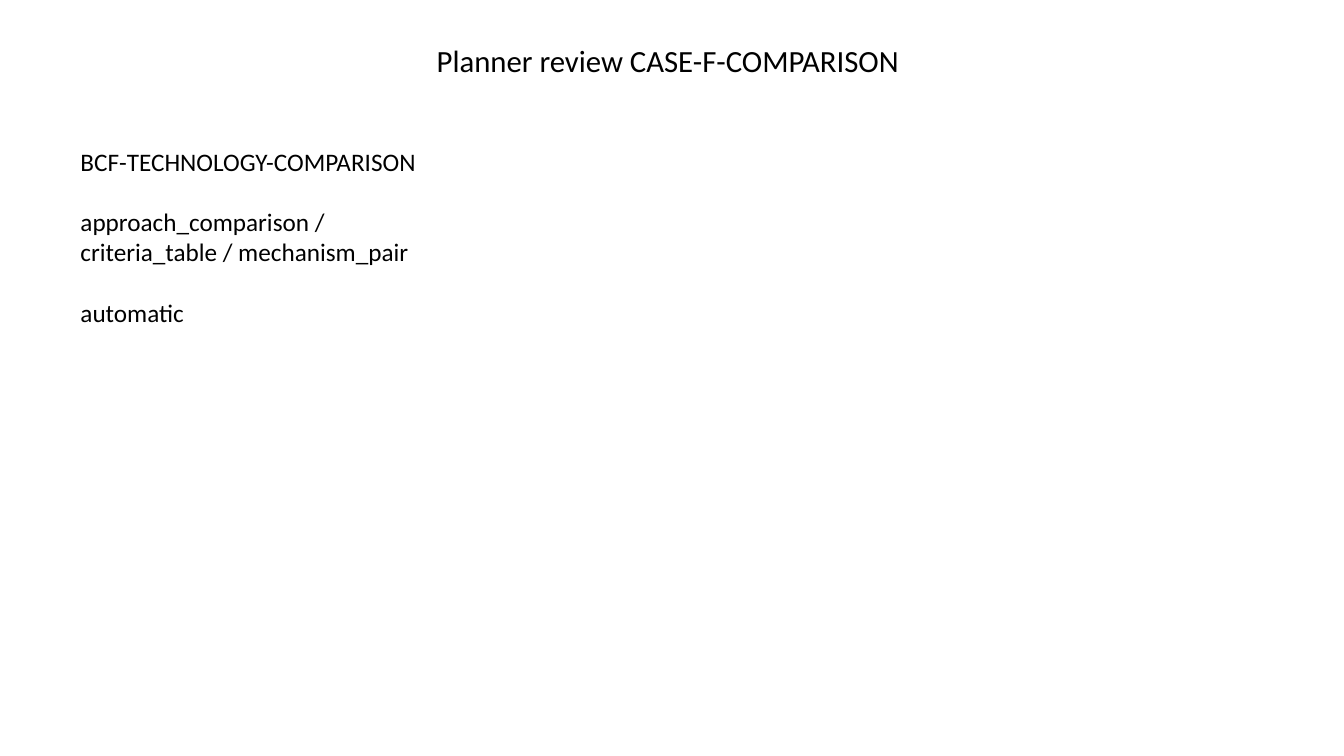
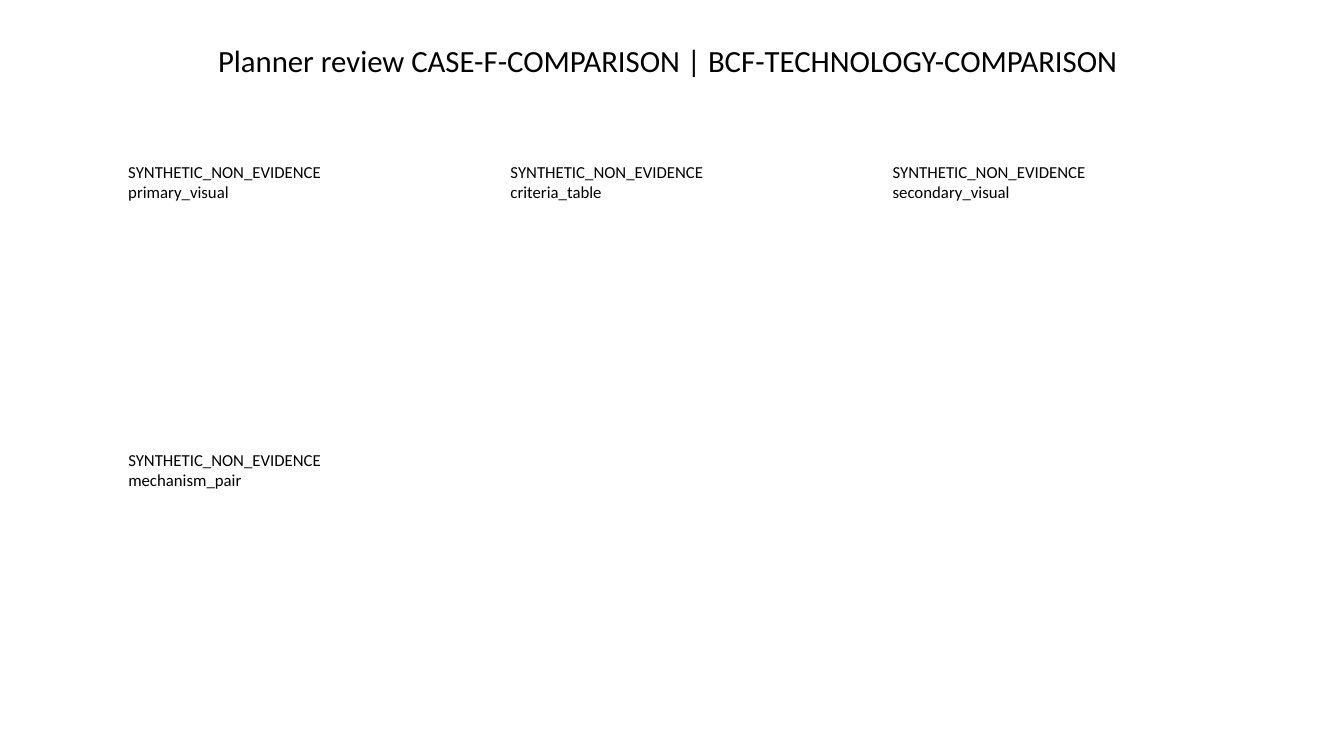
Before and after one commit to Gary0915/AI-Research-SKILLs, a slide deck: slide 6 of thesis-deck-system/artifacts/phase3/planner-composition-candidate-review.pptx. Drawn at 1344x756 pixels with LibreOffice and Linux fonts; fonts in the diff are those of the drawing. Boxes give left, top, right and bottom in pixels: in the first picture for what was removed or moved away, otherwise in the second. Text is boxed around its words. In the diff, an @@ line names an element or a change of style, - is before the commit and + after.

Commit message:
phase3: realize planner physical review core

```diff
--- a/thesis-deck-system/artifacts/phase3/planner-composition-candidate-review.pptx
+++ b/thesis-deck-system/artifacts/phase3/planner-composition-candidate-review.pptx
@@ title at [218,50,1117,73]: text changed @@
-Planner review CASE-F-COMPARISON
+Planner review CASE-F-COMPARISON | BCF-TECHNOLOGY-COMPARISON
@@ text at [128,167,321,201]: text changed; size 18 to 12 pt @@
-BCF-TECHNOLOGY-COMPARISON
-approach_comparison / criteria_table / mechanism_pair
-automatic
+SYNTHETIC_NON_EVIDENCE
+primary_visual
@@ text added at [510,167,703,201], 12 pt, text #000000 @@
+SYNTHETIC_NON_EVIDENCE
+criteria_table
@@ text added at [893,167,1086,201], 12 pt, text #000000 @@
+SYNTHETIC_NON_EVIDENCE
+secondary_visual
@@ text added at [128,455,321,489], 12 pt, text #000000 @@
+SYNTHETIC_NON_EVIDENCE
+mechanism_pair
```
Also in this commit, not shown: 4 other slides changed, 6 slides added, 5 slides removed, 20 other files.
